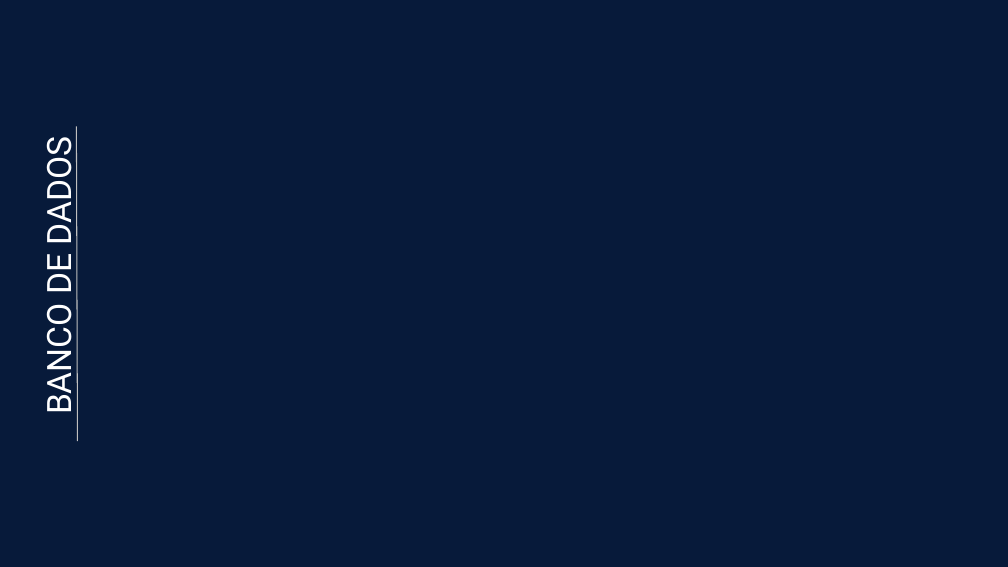
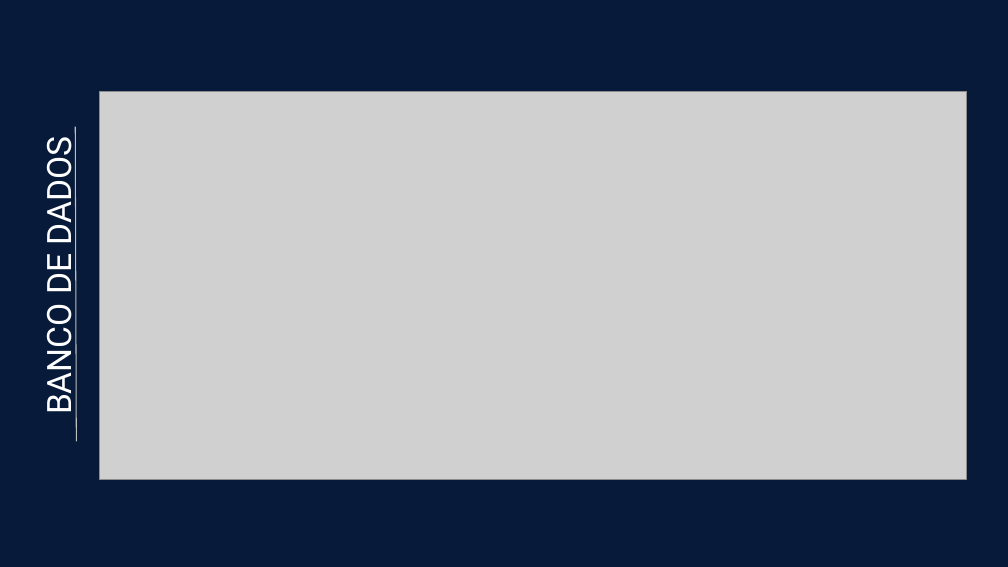
Before and after one commit to BandTec/Pantec, a slide deck: slide 6 of Documentação/Apresentação/Sprint03.pptx (slide 10 before the commit). Drawn at 1008x567 pixels with LibreOffice and Linux fonts; fonts in the diff are those of the drawing; grey boxes stand for pictures. Boxes give left, top, right and bottom in pixels: in the first picture for what was removed or moved away, otherwise in the second. Text is boxed around its words. In the diff, an @@ line names an element or a change of style, - is before the commit and + after.

```diff
--- a/Documentação/Apresentação/Sprint03.pptx
+++ b/Documentação/Apresentação/Sprint03.pptx
@@ picture added at (100,91,967,479) @@
@@ freeform shape at (76,127,77,442): outline redrawn @@
```
Also in this commit, not shown: 6 other slides changed, 1 slide added, 4 slides removed.
